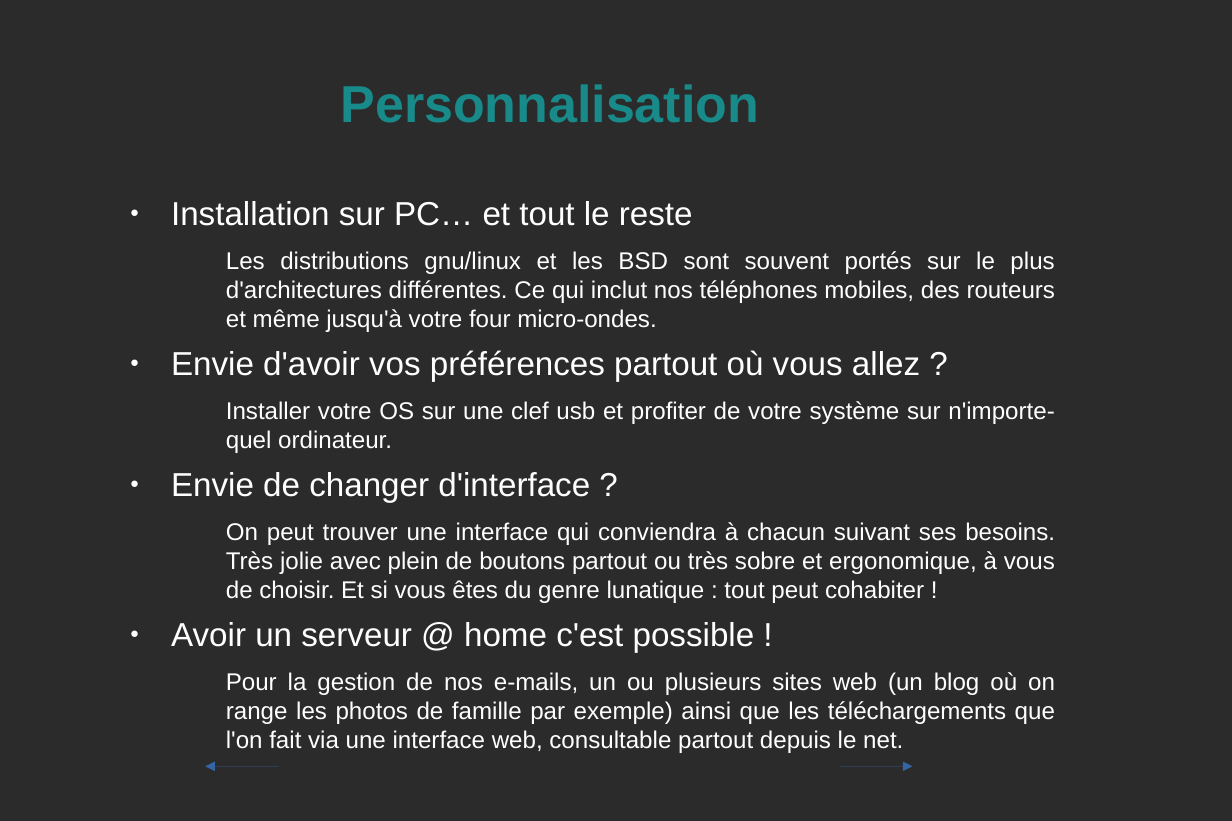
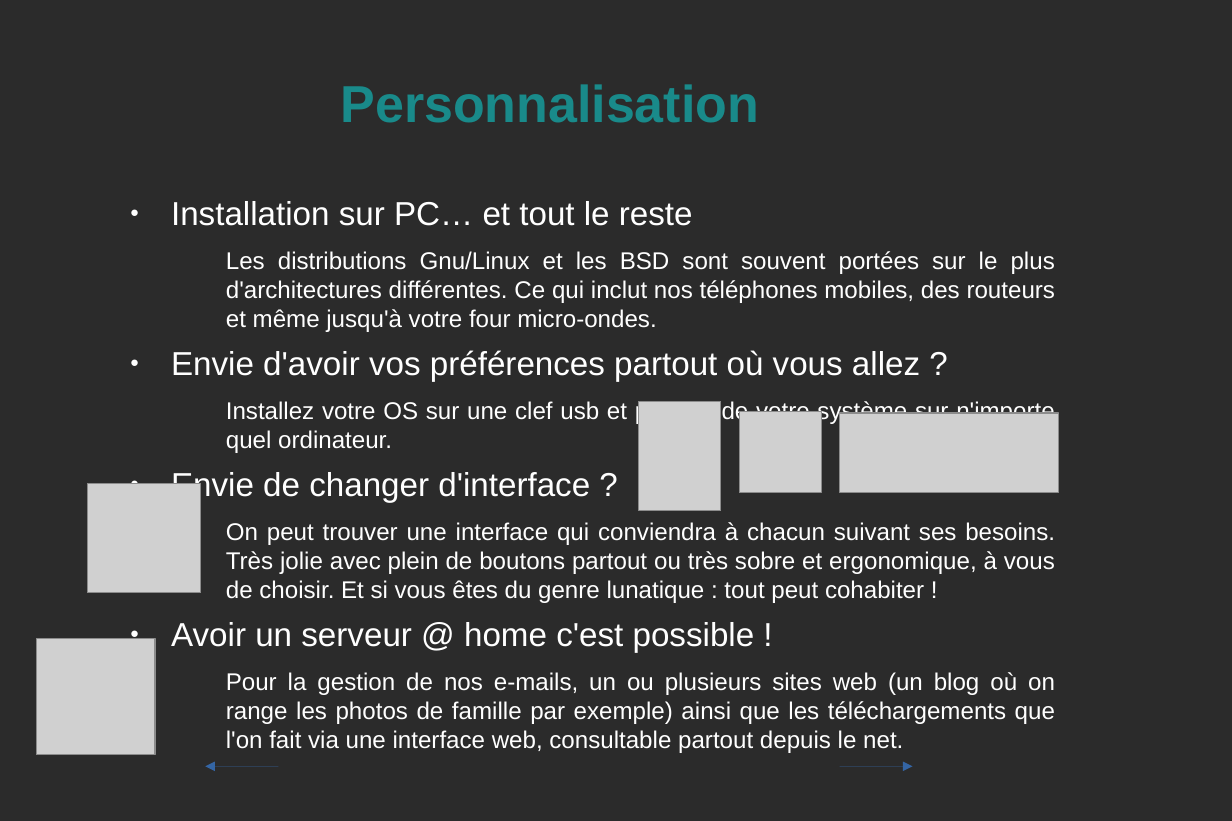
Before and after one commit to KaneRoot/public, a slide deck: slide 4 of licence_s4/com/diaporama_explicite_pas_complet.odp. Drawn at 1232x821 pixels with LibreOffice and Linux fonts; fonts in the diff are those of the drawing; grey boxes stand for pictures; background and template pictures are left out; a plain dark background stands for a picture behind light text. Boxes give left, top, right and bottom in pixels: in the first picture for what was removed or moved away, otherwise in the second. Text is boxed around its words. In the diff, an @@ line names an element or a change of style, - is before the commit and + after.

```diff
--- a/licence_s4/com/diaporama_explicite_pas_complet.odp
+++ b/licence_s4/com/diaporama_explicite_pas_complet.odp
@@ text at box(226, 251, 1056, 332): text changed @@
-    Les distributions gnu/linux et les BSD sont souvent portés sur le plus d'architectures différentes. Ce qui inclut nos téléphones mobiles, des routeurs et même jusqu'à votre four micro-ondes.
+    Les distributions Gnu/Linux et les BSD sont souvent portées sur le plus d'architectures différentes. Ce qui inclut nos téléphones mobiles, des routeurs et même jusqu'à votre four micro-ondes.
@@ text at box(226, 400, 1054, 453): text changed @@
-    Installer votre OS sur une clef usb et profiter de votre système sur n'importe-quel ordinateur.
+    Installez votre OS sur une clef usb et profitez de votre système sur n'importe quel ordinateur.
@@ picture added at box(639, 401, 721, 510) @@
@@ picture added at box(739, 411, 822, 493) @@
@@ picture added at box(839, 414, 1058, 494) @@
@@ picture added at box(88, 483, 202, 592) @@
@@ picture added at box(36, 639, 154, 754) @@
```
Also in this commit, not shown: 7 other slides changed.
